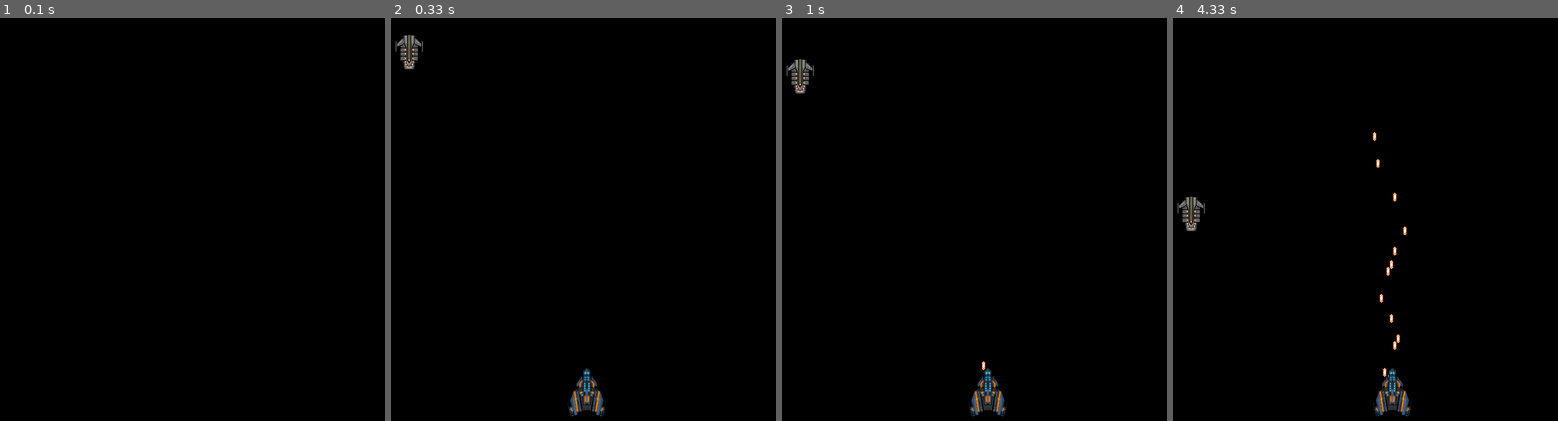
Above: before the commit, frames 1-4 (left to right).
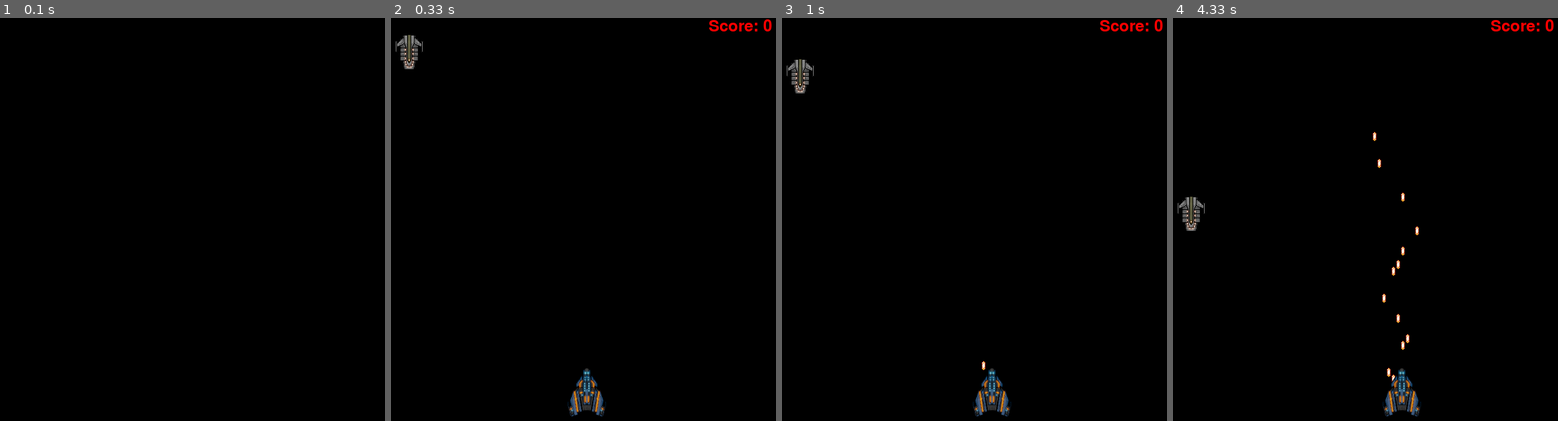
Above: after the commit, the same moments.

Repository: rsimm0711/Galaga-Pygame
Game: pygame game, started from first-game/firstPygame.py
The game is run twice, just before and just after one commit, with the same random seed, the same clock (stepped at 60 frames per second) and the same inputs.
Inputs:
- Up to frame 1 (0.1 s): no input
- Up to frame 2 (0.33 s): no input
- Up to frame 3 (1 s): tap Space at 0.33, 0.73 s; hold Right from 0.67 s (still down)
- Up to frame 4 (4.33 s): release Right at 1.13 s; hold Right 1.17-1.63 s; tap Space at 1.23, 1.73, 2.03, 2.3, 2.73, 3.03, 3.4, 3.9 s; hold Left 1.67-2.2 s; hold Left 2.23-2.63 s; hold Right 2.67-3.3 s; hold Left 3.33-3.8 s; hold Right 3.83-4.3 s

Frame 1 is identical in both runs. In frame 2, 0.2% of the frame differs, in the area x 82-99%, y 0-4%; in frame 3, 0.9%; in frame 4, 1.6%, in the area x 52-99%, y 0-99%.

Commit message:
Update firstPygame.py
Added scoring

Diff:
--- a/first-game/firstPygame.py
+++ b/first-game/firstPygame.py
@@ -11,6 +11,7 @@
 
 screenWidth = 600
 screenHeight = 600
+
 
 win = pygame.display.set_mode((screenWidth, screenHeight))
 
@@ -27,7 +28,7 @@
         self.y = y
         self.width = width
         self.height = height
-        self.vel = 5
+        self.vel = 7
 
     def draw(self, win):
         win.blit(mainShip, (self.x, self.y))
@@ -59,8 +60,6 @@
 # visual of hitbox:
 #        pygame.draw.rect(win, (255, 0, 0), self.hitbox, 1)
 
-    def hit(self):
-        print('hit')
 
 
 # function to redraw window after each iteration of the main loop
@@ -73,6 +72,9 @@
     for foe in foes:
         foe.draw(win)
 
+    text = font.render('Score: ' + str(score), True, (255, 0, 0))
+    win.blit(text, (screenWidth - 120, 0))
+
     pygame.display.update()
 
 # main loop
@@ -82,6 +84,9 @@
 enemyCounter = 50
 newEnemyTime = 50
 run = True
+score = 0
+font = pygame.font.Font('freesansbold.ttf', 24)
+
 while run:
     pygame.time.delay(100)
 
@@ -99,7 +104,7 @@
         if f.y < screenHeight:
             f.y += f.vel
         else:
-            print('GAME OVER')
+            print('GAME OVER. Your final score is:' + str(score))
             run = False
 
     for bullet in bullets:
@@ -108,6 +113,7 @@
                 if bullet.y > f.hitbox[1] and bullet.y < (f.hitbox[1] + f.hitbox[3]):
                     bullets.pop(bullets.index(bullet))
                     foes.pop(foes.index(f))
+                    score += 5
 
         if bullet.y > 0 and bullet.y < screenHeight:
             bullet.y -= bullet.vel
